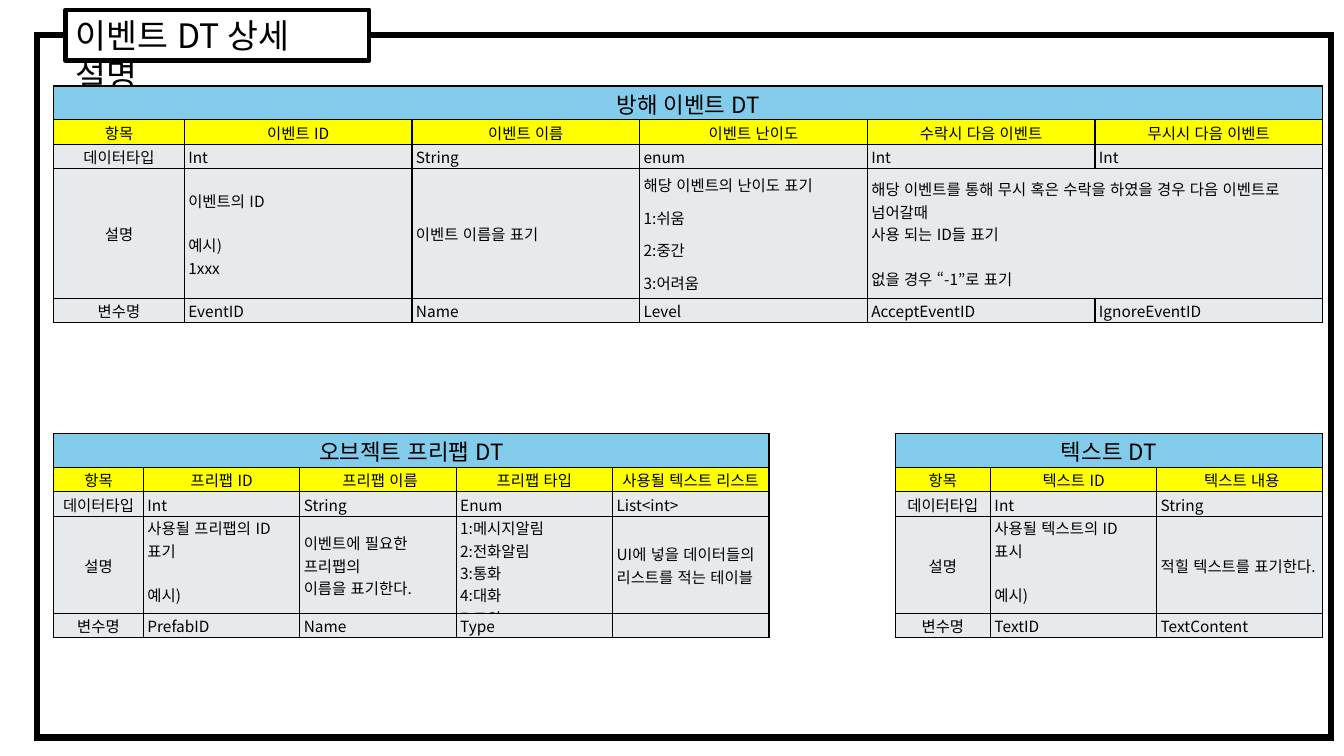
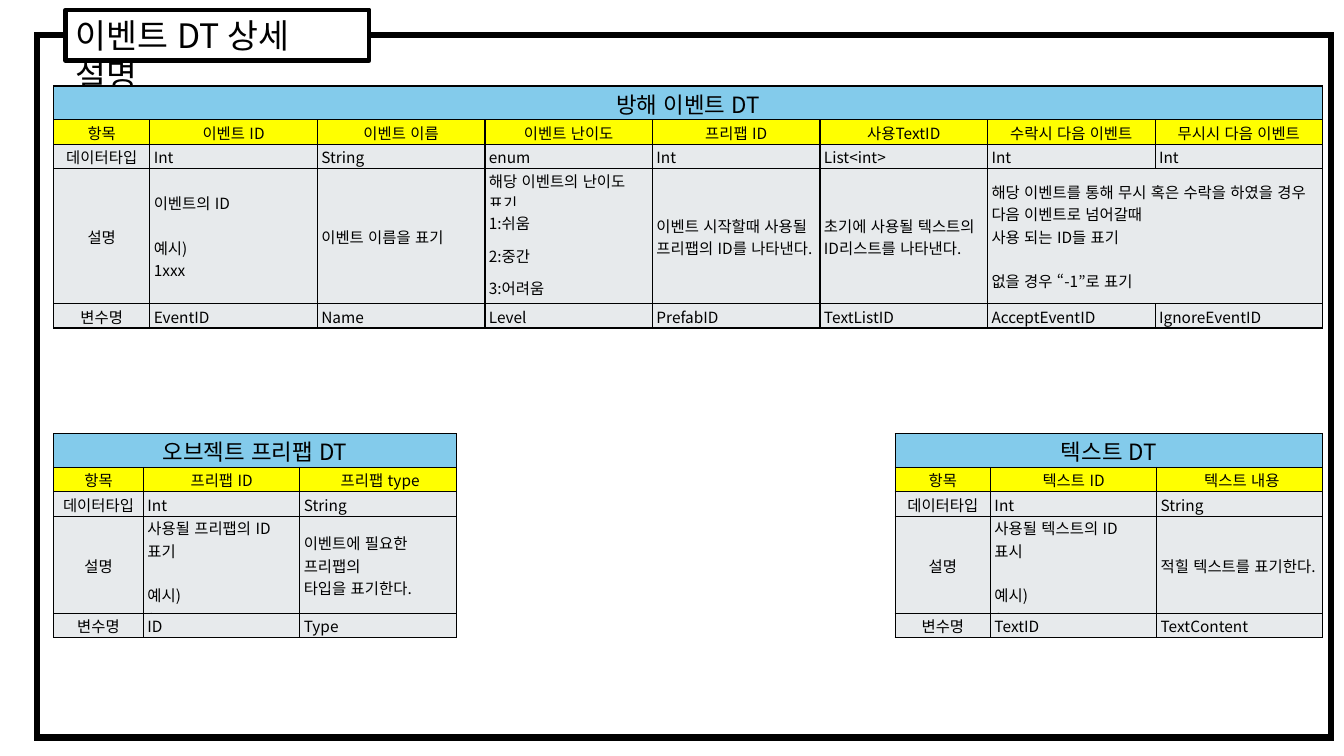
Before and after one commit to weariness00/Mandle_10Minute_Game, a slide deck: slide 3 of document/데이터테이블 문서.pptx. Drawn at 1344x756 pixels with LibreOffice and Linux fonts; fonts in the diff are those of the drawing. Boxes give left, top, right and bottom in pixels: in the first picture for what was removed or moved away, otherwise in the second. Text is boxed around its words. In the diff, an @@ line names an element or a change of style, - is before the commit and + after.

Commit message:
20250213_기획서_update
- 메시지이벤트 스크립트 추가
- ppt수정

```diff
--- a/document/데이터테이블 문서.pptx
+++ b/document/데이터테이블 문서.pptx
@@ table at [53,86,1321,331] @@
+column 5:  | 프리팹 ID | Int | 이벤트 시작할때 사용될 / 프리팹의 ID를 나타낸다. |  |  |  | PrefabID
+column 6:  | 사용TextID | List<int> | 초기에 사용될 텍스트의 / ID리스트를 나타낸다. |  |  |  | TextListID
@@ table at [53,434,456,640] @@
-column 2:  | 프리팹 ID | Int | 사용될 프리팹의 ID / 표기 / 예시) / 2xxx | PrefabID
-column 3:  | 프리팹 이름 | String | 이벤트에 필요한 프리팹의 / 이름을 표기한다. | Name
-column 4:  | 프리팹 타입 | Enum | 1:메시지알림 / 2:전화알림 / 3:통화 / 4:대화 / 5:그외 | Type
-column 5:  | 사용될 텍스트 리스트 | List<int> | UI에 넣을 데이터들의 / 리스트를 적는 테이블 | 
+column 2:  | 프리팹 ID | Int | 사용될 프리팹의 ID / 표기 / 예시) / 2xxx | ID
+column 3:  | 프리팹 type | String | 이벤트에 필요한 프리팹의 / 타입을 표기한다. | Type
@@ table: place and size @@
-table at [53,434,768,640]
+table at [53,434,456,640]
```
Also in this commit, not shown: 1 slide removed, 2 other files.
